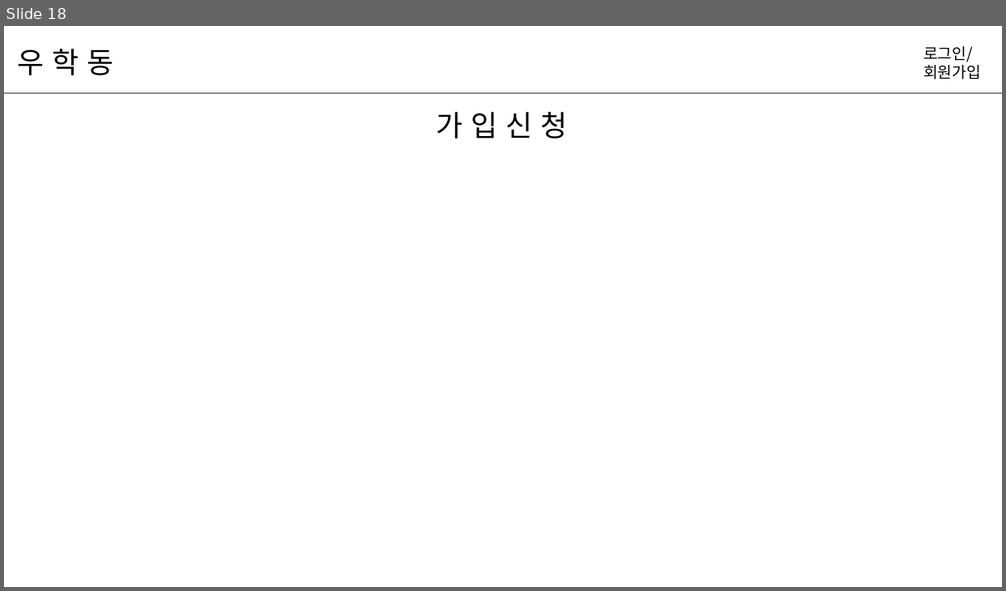
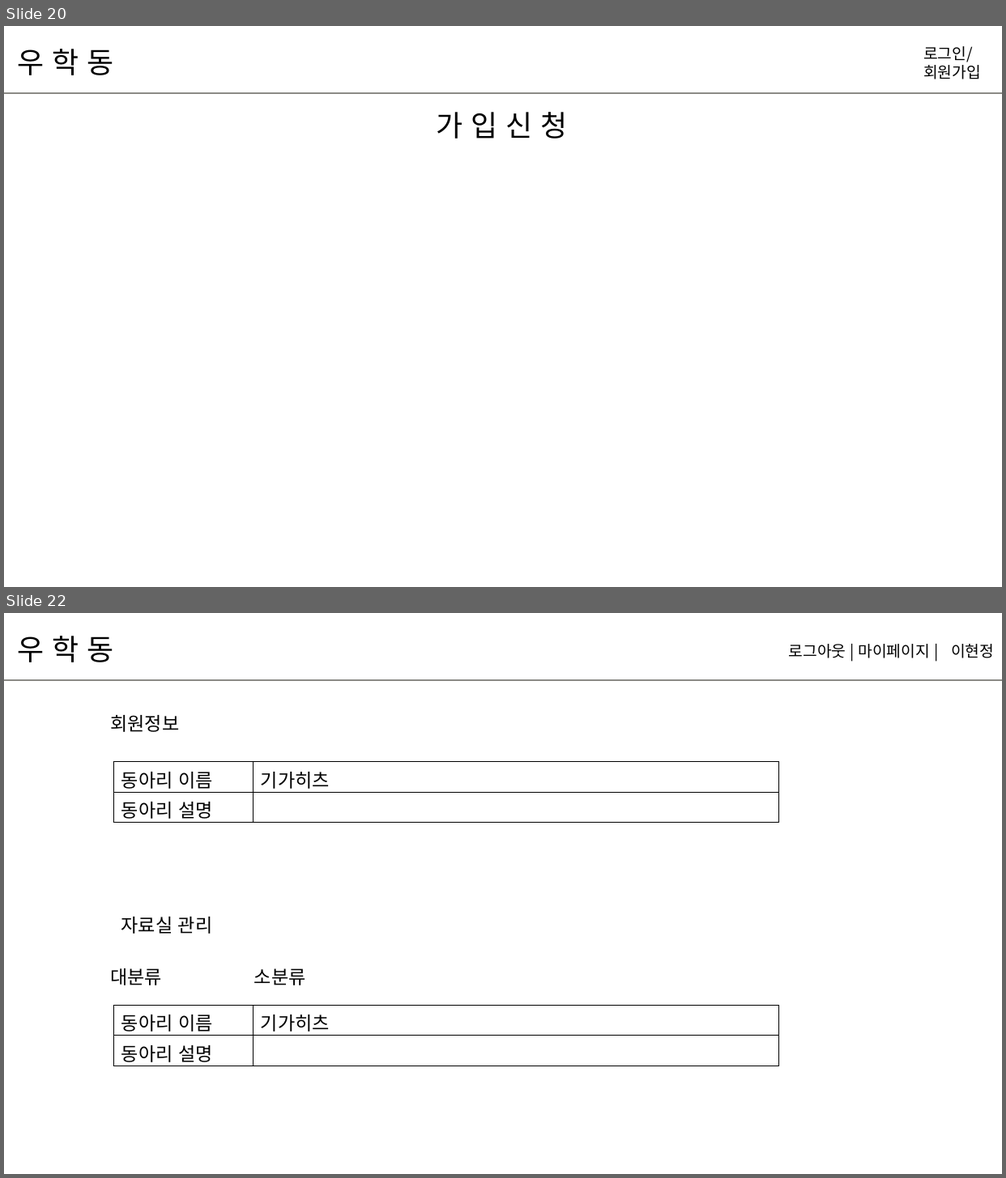
Before and after one commit to hyunniesss/ToyProject, a slide deck: document/와이어프레임/우학동_와이어프레임.pptx. Shown one above the other, each under a label of ours: slide 18 before the commit, slides 20 and 22 after it; the slides between them are not shown. The pictures are 1006x591 and 1006x1178 pixels, drawn with LibreOffice and Linux fonts; fonts in the diff are those of the drawing. Boxes give left, top, right and bottom in pixels: in the first picture for what was removed or moved away, otherwise in the second. Text is boxed around its words. In the diff, an @@ line names an element or a change of style, - is before the commit and + after.

```diff
--- a/document/와이어프레임/우학동_와이어프레임.pptx
+++ b/document/와이어프레임/우학동_와이어프레임.pptx
@@ slide 22 added at box(4, 613, 1002, 1174), background #FFFFFF @@
@@ text added at box(17, 636, 113, 662), 28 pt, text #000000 @@
+우 학 동
@@ text added at box(789, 644, 929, 658), 15 pt, text #000000 @@
+로그아웃 | 마이페이지 |
@@ text added at box(951, 644, 994, 658), 15 pt, text #000000 @@
+이현정
@@ line added from (4, 680) to (1002, 680), #8B8A86 1.5 pt @@
@@ text added at box(110, 715, 179, 732), 18 pt, text #000000 @@
+회원정보
@@ table added at box(114, 762, 780, 823), 2 rows, 2 columns @@
+동아리 이름 | 기가히츠
+동아리 설명 | 
@@ text added at box(121, 917, 213, 934), 18 pt, text #000000 @@
+자료실 관리
@@ text added at box(110, 969, 162, 986), 18 pt, text #000000 @@
+대분류
@@ text added at box(254, 969, 306, 986), 18 pt, text #000000 @@
+소분류
@@ table added at box(114, 1005, 780, 1066), 2 rows, 2 columns @@
+동아리 이름 | 기가히츠
+동아리 설명 | 
@@ what was slide 18 is now slide 20 @@
```
Also in this commit, not shown: 3 slides changed, 3 other slides added.
